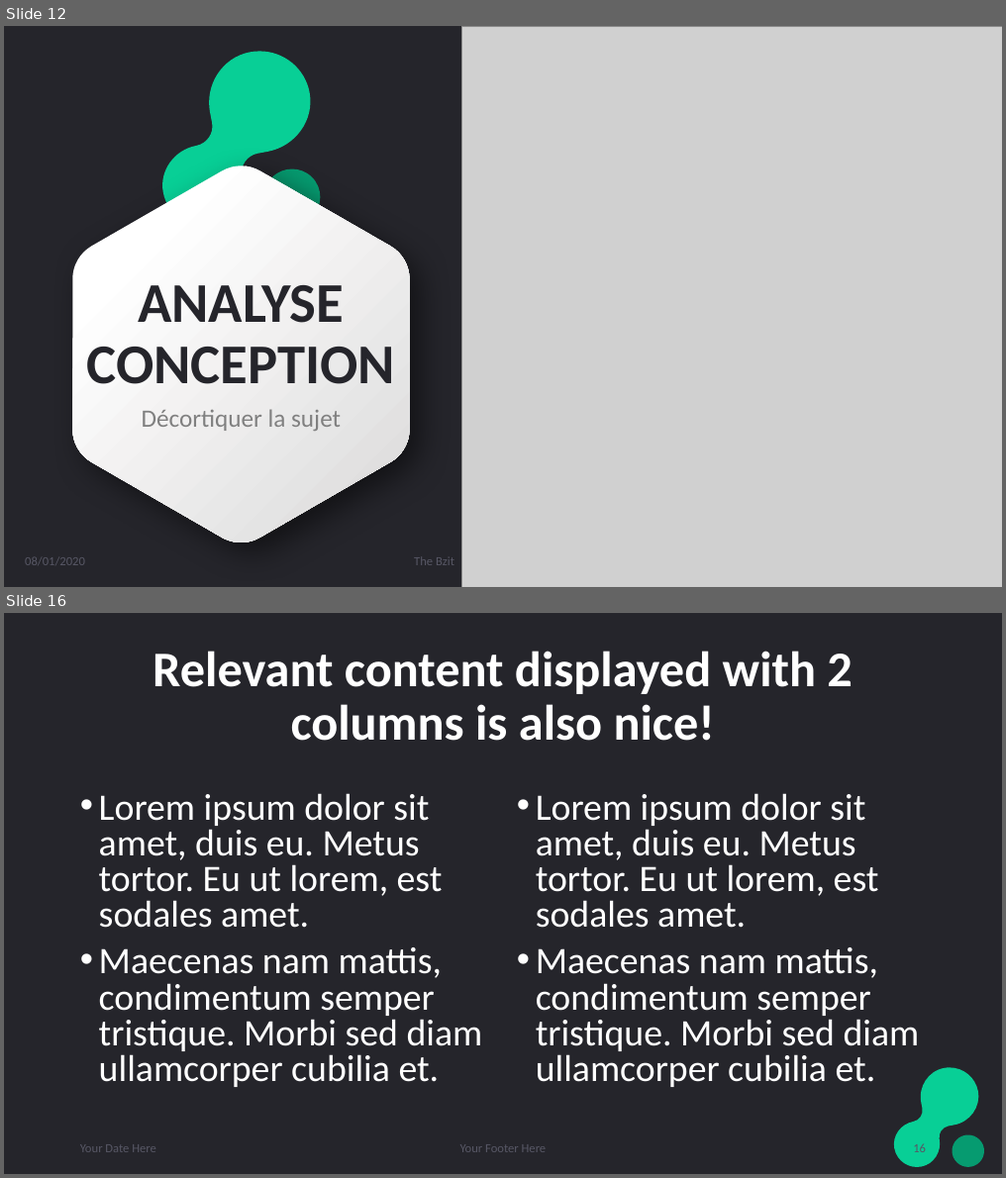
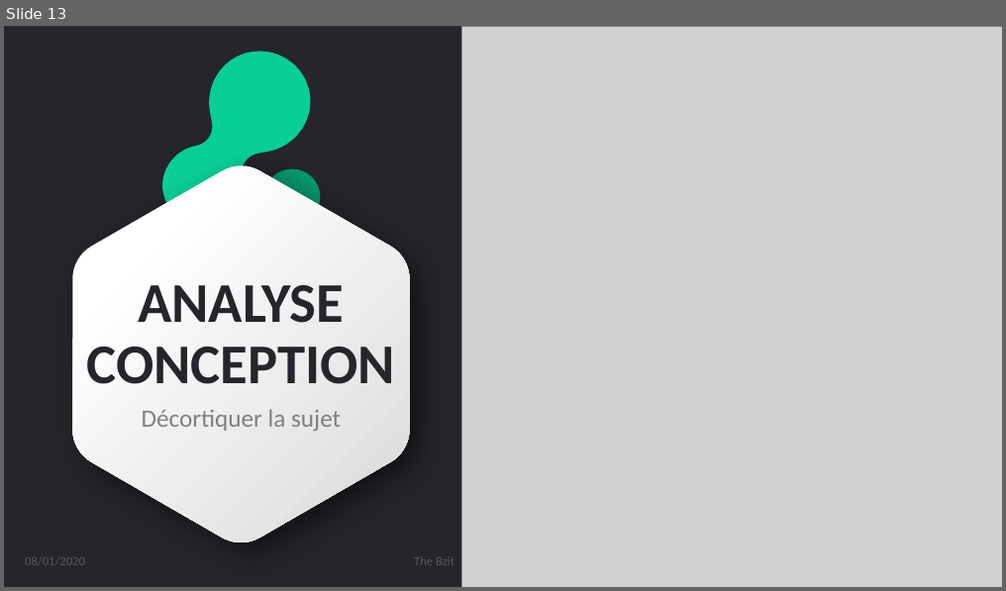
Before and after one commit to djuhnix/projet-s3, a slide deck: docs/Présentation projet soutenance.pptx. Shown one above the other, each under a label of ours: slides 12 and 16 before the commit, slide 13 after it; the slides between them are not shown. The pictures are 1006x1178 and 1006x591 pixels, drawn with LibreOffice and Linux fonts; fonts in the diff are those of the drawing; grey boxes stand for pictures. Boxes give left, top, right and bottom in pixels: in the first picture for what was removed or moved away, otherwise in the second. Text is boxed around its words. In the diff, an @@ line names an element or a change of style, - is before the commit and + after.

```diff
--- a/docs/Présentation projet soutenance.pptx
+++ b/docs/Présentation projet soutenance.pptx
@@ slide 16 removed at box(4, 613, 1002, 1174), background #25252B @@
@@ title removed at box(152, 651, 851, 741) @@
-Relevant content displayed with 2 columns is also nice!
@@ text removed at box(99, 793, 483, 1087) @@
-• Lorem ipsum dolor sit amet, duis eu. Metus tortor. Eu ut lorem, est sodales amet.
-• Maecenas nam mattis, condimentum semper tristique. Morbi sed diam ullamcorper cubilia et.
@@ text removed at box(536, 793, 920, 1087) @@
-• Lorem ipsum dolor sit amet, duis eu. Metus tortor. Eu ut lorem, est sodales amet.
-• Maecenas nam mattis, condimentum semper tristique. Morbi sed diam ullamcorper cubilia et.
@@ freeform shape removed at box(892, 1068, 981, 1170) @@
@@ text removed at box(80, 1145, 156, 1153) @@
-Your Date Here
@@ text removed at box(460, 1145, 547, 1153) @@
-Your Footer Here
@@ page number removed at box(913, 1144, 926, 1153) @@
-16
@@ freeform shape removed at box(951, 1136, 986, 1169) @@
@@ what was slide 12 is now slide 13 @@
```
Also in this commit, not shown: 3 slides changed, 5 slides added, 1 other slide removed, 4 other files.
